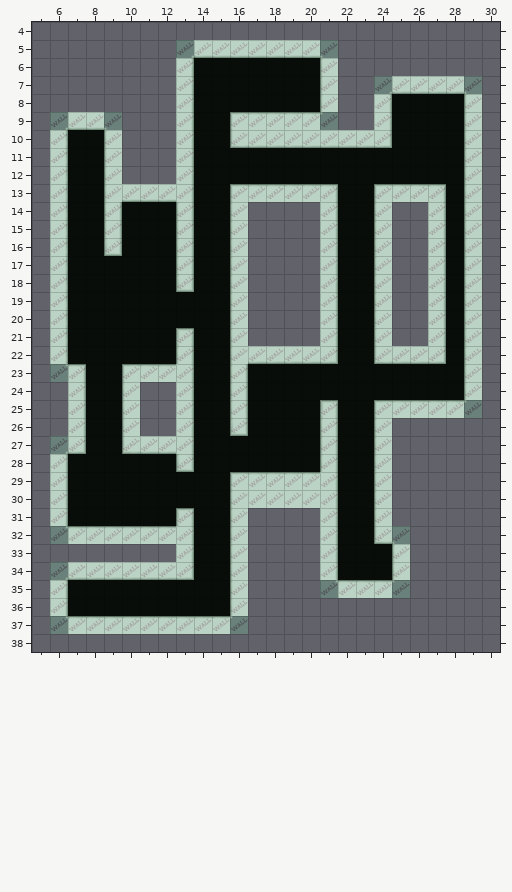
Two states of a Tiled map, GGJ2013/data/levels/level1.tmx. Above: the version before the commit.
Cells are 64x64 px. Shown: x 5..30, y 4..38.
After:
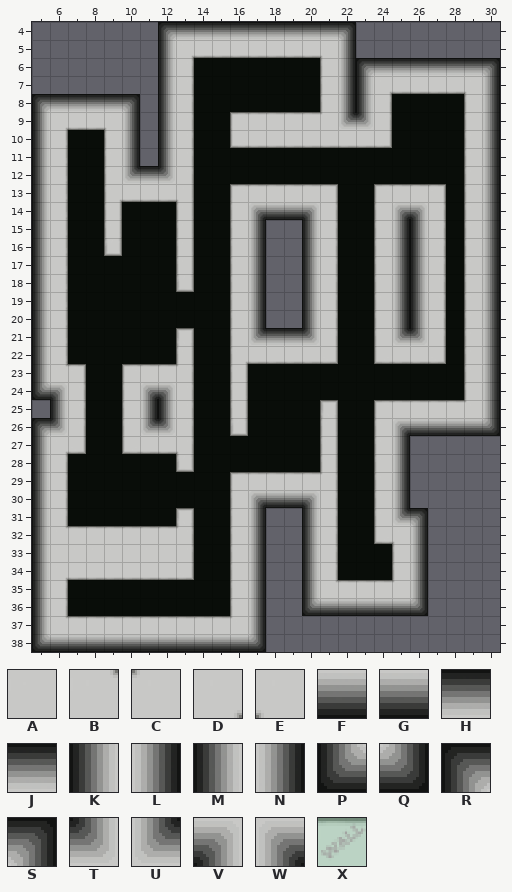
Key: from "base": A 19, B 24, C 24 flipped left-right, D 24 flipped up-down, E 24 turned 180, F 25, G 25 flipped left-right, H 25 flipped up-down, J 25 turned 180, K 26, L 26 flipped left-right, M 26 flipped up-down, N 26 turned 180, P 27, Q 27 flipped left-right, R 27 flipped up-down, S 27 turned 180, T 28, U 28 flipped left-right, V 28 flipped up-down, W 28 turned 180; from "meta": X 1.
_ is an empty cell.
See-through tiles are keyed as they look on the map.
Difference:
Layer "base":
y 4: x 12..22 ___________ -> RHHHHHHHHHS
y 5: x 12..13 _D -> KA; x 21..22 E_ -> AL
y 6: x 12 _ -> K; x 22..30 _________ -> LRHHHHHHS
y 7: x 12 _ -> K; x 22..24 __D -> LMA; x 29..30 E_ -> AN
y 8: x 5..10 ______ -> RHHHHS; x 12 _ -> K; x 22..23 __ -> LM; x 30 _ -> N
y 9: x 5..6 _D -> KA; x 9..10 E_ -> AL; x 12 _ -> K; x 21..23 C__ -> AUT; x 30 _ -> N
y 10..11: x 5 _ -> K; x 10 _ -> L; x 12 _ -> K; x 30 _ -> N
y 12: x 5 _ -> K; x 10..12 ___ -> UJT; x 30 _ -> N
y 13: x 5 _ -> K; x 30 _ -> N
y 14: x 5 _ -> K; x 17..20 ____ -> WFFV; x 25..26 __ -> WV; x 30 _ -> N
y 15..20: x 5 _ -> K; x 17 _ -> L; x 20 _ -> K; x 25..26 __ -> LK; x 30 _ -> N
y 21: x 5 _ -> K; x 17..20 ____ -> UJJT; x 25..26 __ -> UT; x 30 _ -> N
y 22: x 5 _ -> K; x 30 _ -> N
y 23: x 5..6 _B -> KA; x 30 _ -> N
y 24: x 5..6 __ -> PV; x 11..12 __ -> WV; x 30 _ -> N
y 25: x 6 _ -> M; x 11..12 __ -> NK; x 29..30 C_ -> AN
y 26: x 5..6 __ -> RT; x 11..12 __ -> UT; x 25..30 ______ -> WGGGGQ
y 27: x 5..6 _D -> MA; x 25 _ -> N
y 28..29: x 5 _ -> M; x 25 _ -> N
y 30: x 5 _ -> M; x 17..20 AAAA -> WFFV; x 25 _ -> N
y 31: x 5 _ -> M; x 17 _ -> N; x 20 _ -> K; x 25..26 __ -> US
y 32: x 5..6 _B -> MA; x 17 _ -> N; x 20 _ -> M; x 25..26 E_ -> AN
y 33: x 5..12 ________ -> KAAAAAAA; x 17 _ -> N; x 20 _ -> M; x 26 _ -> N
y 34: x 5..6 _D -> MA; x 17 _ -> N; x 20 _ -> M; x 26 _ -> N
y 35: x 5 _ -> M; x 17 _ -> N; x 20..21 _B -> MA; x 25..26 C_ -> AN
y 36: x 5 _ -> M; x 17 _ -> N; x 20..26 _______ -> PFFFFFQ
y 37: x 5..6 _B -> MA; x 16..17 C_ -> AN
y 38: x 5..17 _____________ -> PFFFFFFFFFFFQ
Layer "decorations":
y 5: x 13 _ -> D; x 21 _ -> E
y 7: x 24 _ -> D; x 29 _ -> E
y 9: x 6 _ -> D; x 9 _ -> E; x 21 _ -> C
y 13: x 9 _ -> D; x 13 _ -> E
y 22: x 16 _ -> D
y 23: x 6 _ -> B; x 13 _ -> C
y 25: x 29 _ -> C
y 27: x 6 _ -> D; x 13 _ -> E
y 29: x 21 _ -> C
y 32: x 6 _ -> B; x 13 _ -> C; x 25 _ -> E
y 34: x 6 _ -> D
y 35: x 21 _ -> B; x 25 _ -> C
y 37: x 6 _ -> B; x 16 _ -> C
Layer "meta" (now hidden):
y 5: x 13..21 XXXXXXXXX -> _________
y 6: x 13 X -> _; x 21 X -> _
y 7: x 13 X -> _; x 21 X -> _; x 24..29 XXXXXX -> ______
y 8: x 13 X -> _; x 21 X -> _; x 24 X -> _; x 29 X -> _
y 9: x 6..9 XXXX -> ____; x 13 X -> _; x 16..21 XXXXXX -> ______; x 24 X -> _; x 29 X -> _
y 10: x 6 X -> _; x 9 X -> _; x 13 X -> _; x 16..24 XXXXXXXXX -> _________; x 29 X -> _
y 11..12: x 6 X -> _; x 9 X -> _; x 13 X -> _; x 29 X -> _
y 13: x 6 X -> _; x 9..13 XXXXX -> _____; x 16..21 XXXXXX -> ______; x 24..27 XXXX -> ____; x 29 X -> _
y 14..16: x 6 X -> _; x 9 X -> _; x 13 X -> _; x 16 X -> _; x 21 X -> _; x 24 X -> _; x 27 X -> _; x 29 X -> _
y 17..18: x 6 X -> _; x 13 X -> _; x 16 X -> _; x 21 X -> _; x 24 X -> _; x 27 X -> _; x 29 X -> _
y 19..20: x 6 X -> _; x 16 X -> _; x 21 X -> _; x 24 X -> _; x 27 X -> _; x 29 X -> _
y 21: x 6 X -> _; x 13 X -> _; x 16 X -> _; x 21 X -> _; x 24 X -> _; x 27 X -> _; x 29 X -> _
y 22: x 6 X -> _; x 13 X -> _; x 16..21 XXXXXX -> ______; x 24..27 XXXX -> ____; x 29 X -> _
y 23: x 6..7 XX -> __; x 10..13 XXXX -> ____; x 16 X -> _; x 29 X -> _
y 24: x 7 X -> _; x 10 X -> _; x 13 X -> _; x 16 X -> _; x 29 X -> _
y 25: x 7 X -> _; x 10 X -> _; x 13 X -> _; x 16 X -> _; x 21 X -> _; x 24..29 XXXXXX -> ______
y 26: x 7 X -> _; x 10 X -> _; x 13 X -> _; x 16 X -> _; x 21 X -> _; x 24 X -> _
y 27: x 6..7 XX -> __; x 10..13 XXXX -> ____; x 21 X -> _; x 24 X -> _
y 28: x 6 X -> _; x 13 X -> _; x 21 X -> _; x 24 X -> _
y 29..30: x 6 X -> _; x 16..21 XXXXXX -> ______; x 24 X -> _
y 31: x 6 X -> _; x 13 X -> _; x 16 X -> _; x 21 X -> _; x 24 X -> _
y 32: x 6..13 XXXXXXXX -> ________; x 16 X -> _; x 21 X -> _; x 24..25 XX -> __
y 33: x 13 X -> _; x 16 X -> _; x 21 X -> _; x 25 X -> _
y 34: x 6..13 XXXXXXXX -> ________; x 16 X -> _; x 21 X -> _; x 25 X -> _
y 35: x 6 X -> _; x 16 X -> _; x 21..25 XXXXX -> _____
y 36: x 6 X -> _; x 16 X -> _
y 37: x 6..16 XXXXXXXXXXX -> ___________
Boxes around the changes in both pictures, in picture pixels (x1, y1, x2, y2):
changed: (32, 22, 500, 652)
